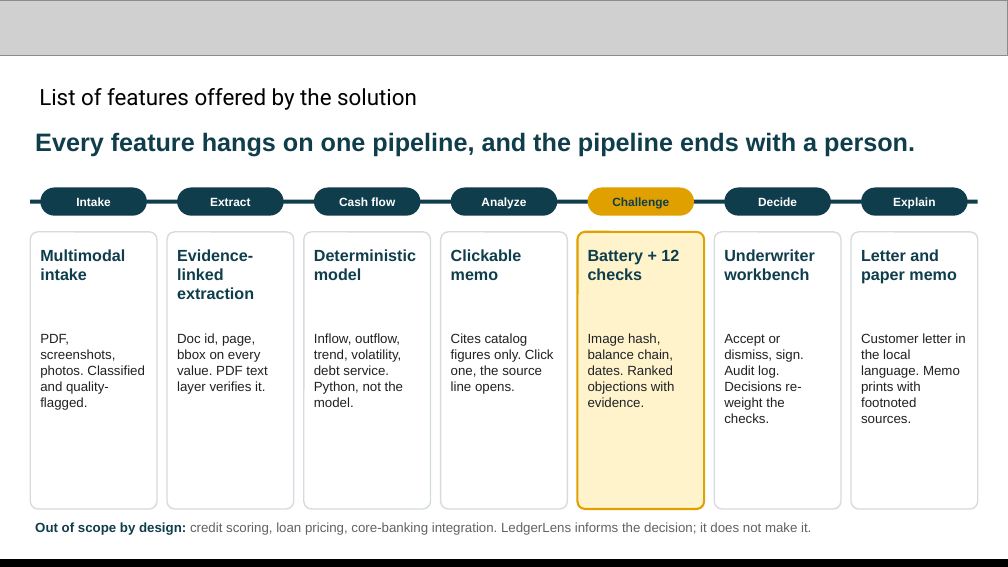
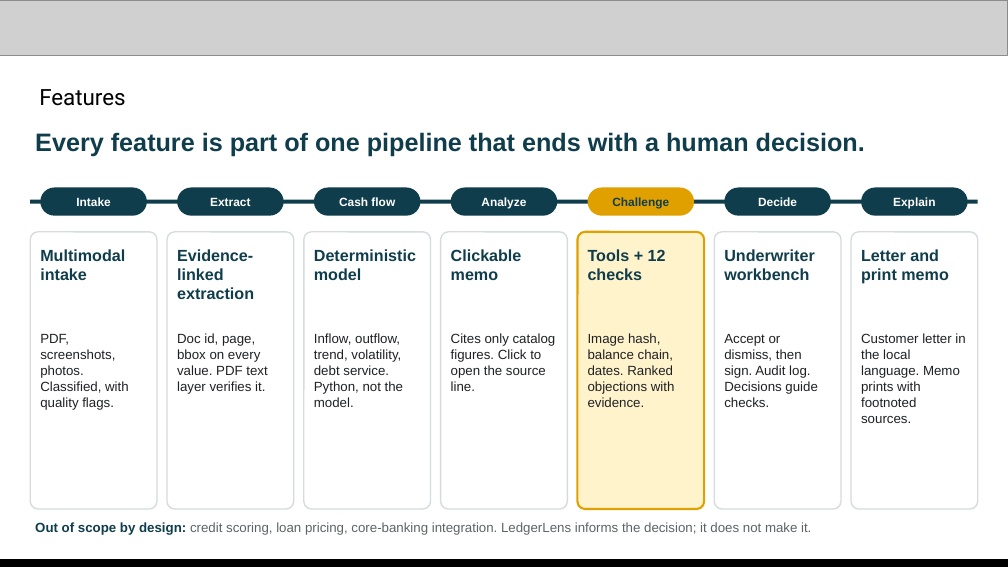
Before and after one commit to changhyeonnam/ghack, a slide deck: slide 5 of presentation/LedgerLens_AI_Builder_Cup_Submission.pptx. Drawn at 1008x567 pixels with LibreOffice and Linux fonts; fonts in the diff are those of the drawing; grey boxes stand for pictures. Boxes give left, top, right and bottom in pixels: in the first picture for what was removed or moved away, otherwise in the second. Text is boxed around its words. In the diff, an @@ line names an element or a change of style, - is before the commit and + after.

Commit message:
Copy edit README and deck text; strip image metadata; budget cap wording
- README and deck copy reads more naturally; numbers, names, URLs and code unchanged.
- Remove embedded tool metadata from screenshot and diagram images (pixels unchanged).
- Tech slide: the USD cap is shared by all instances (persisted), not per process.

```diff
--- a/presentation/LedgerLens_AI_Builder_Cup_Submission.pptx
+++ b/presentation/LedgerLens_AI_Builder_Cup_Submission.pptx
@@ text at box(39, 89, 125, 106): text changed @@
-List of features offered by the solution
+Features
@@ text at box(35, 132, 865, 156): text changed @@
-Every feature hangs on one pipeline, and the pipeline ends with a person.
+Every feature is part of one pipeline that ends with a human decision.
@@ text at box(588, 249, 666, 280): text changed @@
-Battery + 12 checks
+Tools + 12 checks
@@ text at box(861, 249, 948, 284): text changed @@
-Letter and paper memo
+Letter and print memo
@@ text at box(40, 334, 129, 410): text changed @@
-PDF, screenshots, photos. Classified and quality-flagged.
+PDF, screenshots, photos. Classified, with quality flags.
@@ text at box(451, 333, 556, 391): text changed @@
-Cites catalog figures only. Click one, the source line opens.
+Cites only catalog figures. Click to open the source line.
@@ text at box(724, 334, 817, 407): text changed @@
-Accept or dismiss, sign. Audit log. Decisions re-weight the checks.
+Accept or dismiss, then sign. Audit log. Decisions guide checks.
```
Also in this commit, not shown: 12 other slides changed, 15 other files.
